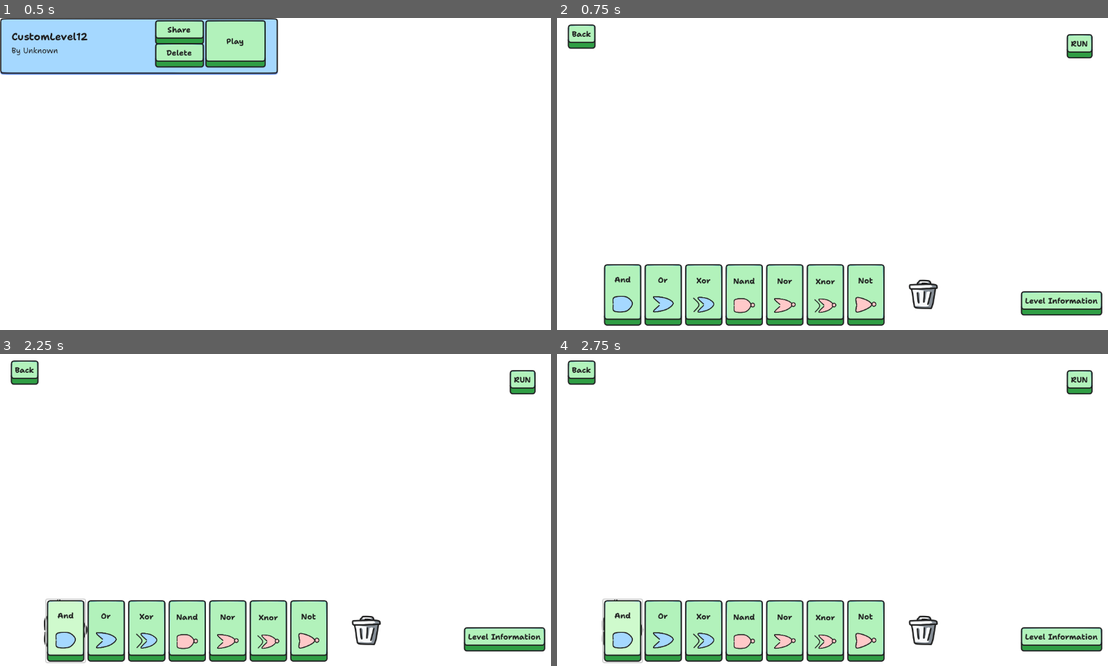
Above: before the commit, frames 1-4 (two rows, left to right).
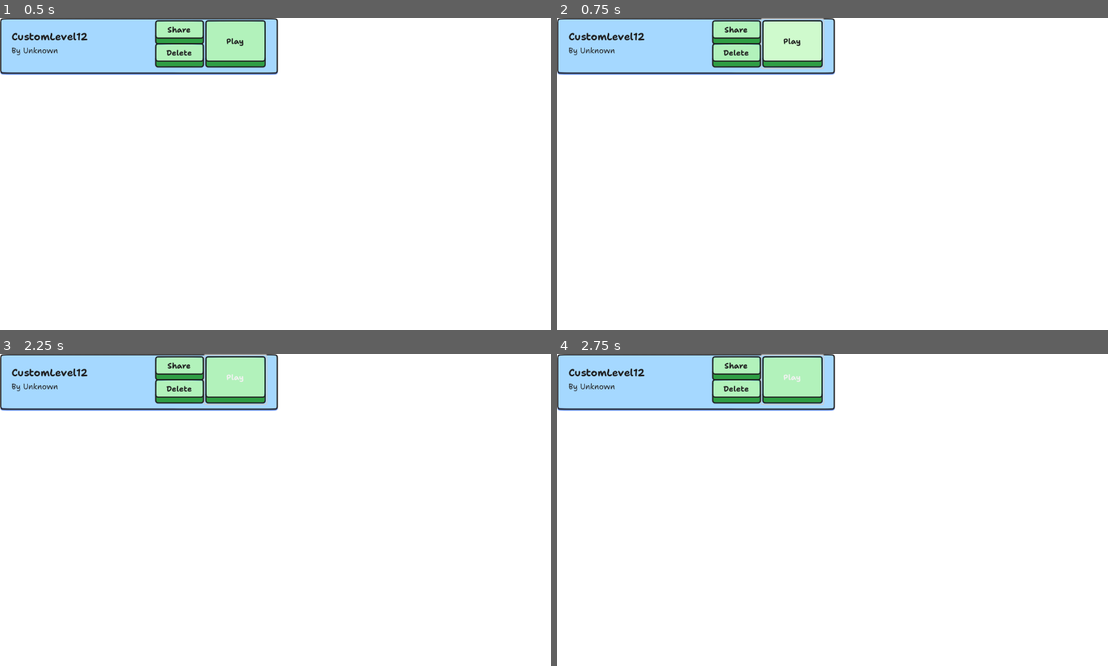
Above: after the commit, the same moments.

Repository: sininen-blue/logic-gate-tesseract
Game: Godot game, scene res://ui/custom_levels/custom_stage_panel.tscn
Two runs of this game, one before a commit and one after it. Both use one fixed random seed, a clock stepped at 60 frames per second and the inputs below. This scene is started directly instead of the project's main scene.
Inputs (mouse positions are in pixels of both pictures, inside the frame that each line leads up to):
- Up to frame 1 (0.5 s): no input
- Up to frame 2 (0.75 s): click "Play" at 0.5 s
- Up to frame 3 (2.25 s): click (236, 378) at 1.25 s, where only the run after the commit has a clickable "Play"; click (66, 631) at 2 s, where only the run before the commit has a clickable "And"
- Up to frame 4 (2.75 s): no input

Frame 1 is identical in both runs. In frame 2, 21% of the frame differs, in the area x 0-99%, y 0-99%; in frame 3, 21%, in the area x 0-99%, y 0-100%; in frame 4, 21%.
Error in both runs: Invalid access to property or key 'title' on a base object of type 'Dictionary'. (res://ui/custom_levels/custom_stage_panel.gd:17)

Commit message:
level deletion now works

Diff:
--- a/ui/custom_levels/custom_stage_panel.gd
+++ b/ui/custom_levels/custom_stage_panel.gd
@@ -1,16 +1,20 @@
 extends Panel
 
 const simulation_scene: String = "uid://swjkfmyam37c"
+
+var level_data : Dictionary
+var level_path : String = ""
 
 @onready var stage_label: Label = $StageLabel
 @onready var author_label: Label = $AuthorLabel
 @onready var share_button: Button = $ShareButton
 @onready var play_button: Button = $PlayButton
 @onready var delete_button: Button = $DeleteButton
+@onready var confirmation_dialog: ConfirmationDialog = $ConfirmationDialog
 
-var level_data : Dictionary
 
 func _ready() -> void:
+	confirmation_dialog.dialog_text = "Are you sure you want to delete " + level_data["title"] + "?"
 	play_button.pressed.connect(play_custom)
 	delete_button.pressed.connect(delete_level)
 
@@ -26,21 +30,27 @@
 	get_tree().change_scene_to_file(simulation_scene)
 
 func delete_level() -> void:
-	var level_path : String = ""
-
-	var dir_access: DirAccess = DirAccess.open("res://levels/custom_levels/")
-	var pwd : String = dir_access.get_current_dir()+"/"
+	var dir_access: DirAccess = DirAccess.open("user://levels/custom_levels/")
+	var custom_levels_path: String = "user://levels/custom_levels/"
 	for file in dir_access.get_files():
-		var file_access: FileAccess = FileAccess.open(pwd+file, FileAccess.READ)
+		var file_access: FileAccess = FileAccess.open(custom_levels_path+file, FileAccess.READ)
 		var file_content : String = file_access.get_as_text()
 		var file_data : Dictionary = JSON.parse_string(file_content)
 
 		if file_data == level_data:
-			level_path = pwd+file
+			level_path = custom_levels_path+file
 			break
 
 	if level_path != "":
-		var err : Error = DirAccess.remove_absolute(level_path)
-		print(err)
+		confirmation_dialog.visible = true
 
-		self.call_deferred("queue_free")
+
+func _on_confirmation_dialog_confirmed() -> void:
+	var err : Error = DirAccess.remove_absolute(level_path)
+	print(err)
+
+	self.call_deferred("queue_free")
+
+
+func _on_confirmation_dialog_canceled() -> void:
+	level_path = ""
--- a/ui/custom_levels/custom_stage_panel.tscn
+++ b/ui/custom_levels/custom_stage_panel.tscn
@@ -71,3 +71,10 @@
 grow_horizontal = 0
 grow_vertical = 2
 text = "Delete"
+
+[node name="ConfirmationDialog" type="ConfirmationDialog" parent="."]
+initial_position = 2
+dialog_autowrap = true
+
+[connection signal="canceled" from="ConfirmationDialog" to="." method="_on_confirmation_dialog_canceled"]
+[connection signal="confirmed" from="ConfirmationDialog" to="." method="_on_confirmation_dialog_confirmed"]
